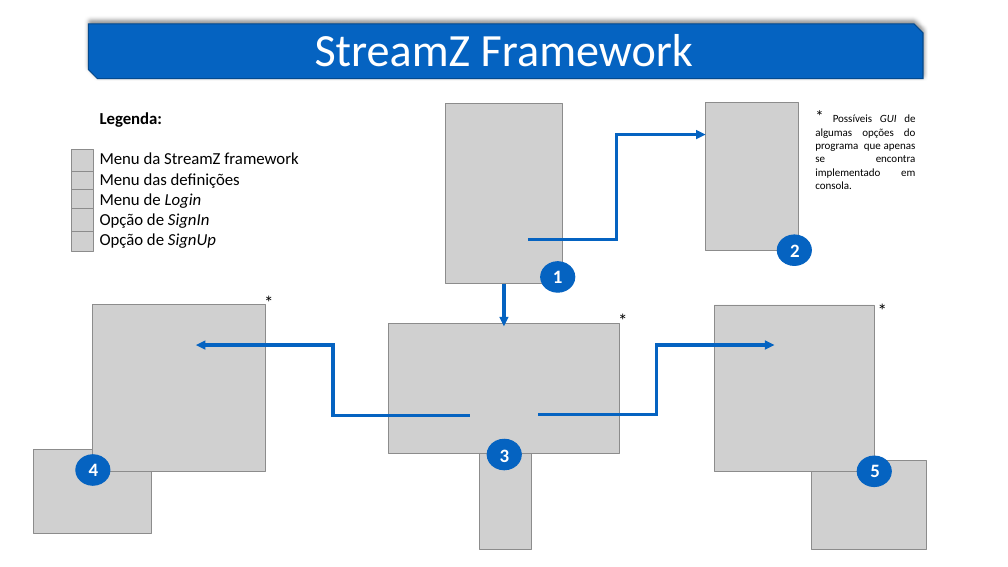
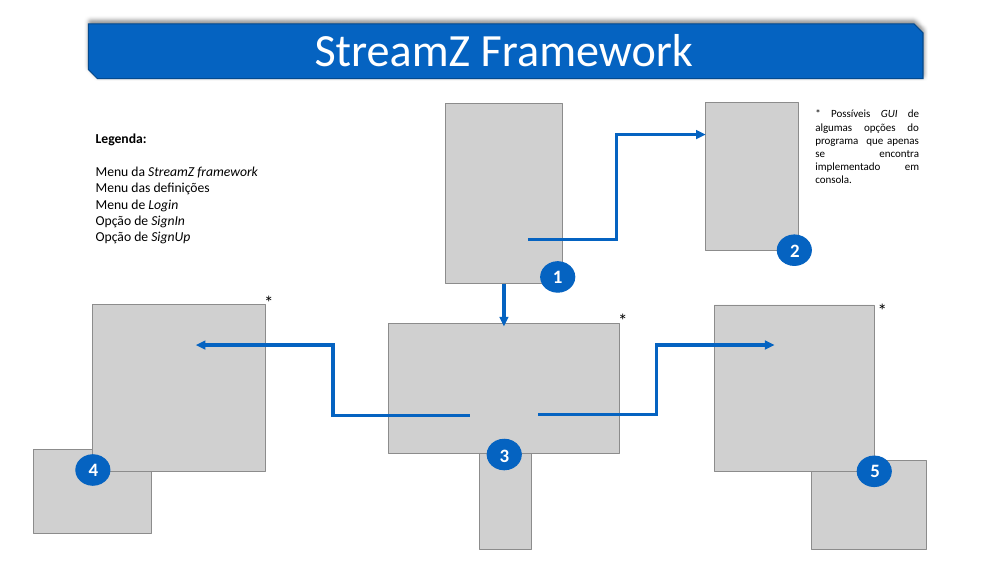
Before and after one commit to lucascalvet/2020_21_AEDA_StreamZ, a slide deck: slide 11 of StreamZ_presentation.pptx (slide 12 before the commit). Drawn at 1008x567 pixels with LibreOffice and Linux fonts; fonts in the diff are those of the drawing; grey boxes stand for pictures; background and template pictures are left out. Boxes give left, top, right and bottom in pixels: in the first picture for what was removed or moved away, otherwise in the second. Text is boxed around its words. In the diff, an @@ line names an element or a change of style, - is before the commit and + after.

```diff
--- a/StreamZ_presentation.pptx
+++ b/StreamZ_presentation.pptx
@@ text "* Possíveis GUI de algumas ..." at bbox=[815, 109, 919, 183]: size 16 to 10.5 pt in "*" @@
@@ picture removed at bbox=[71, 149, 93, 171] @@
@@ text "Legenda:": place and size @@
-text "Legenda:" at bbox=[100, 112, 298, 248]
+text "Legenda:" at bbox=[96, 133, 258, 244]
@@ text "Legenda:" at bbox=[96, 133, 258, 244]: size 16 to 13 pt; italic on in "StreamZ framework" @@
@@ picture removed at bbox=[72, 170, 94, 192] @@
@@ picture removed at bbox=[71, 190, 93, 212] @@
@@ picture removed at bbox=[71, 209, 93, 231] @@
@@ picture removed at bbox=[72, 229, 94, 251] @@
```
Also in this commit, not shown: 10 other slides changed, 1 slide removed, 1 other file.
